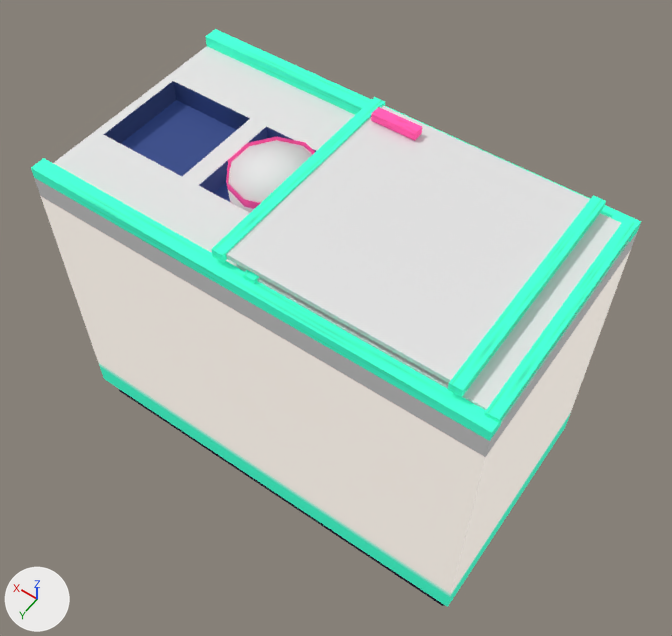
One commit to the FBX model Zombie Ice Cream Truck/Assets/Art/PS1/Truck/Freezer Rack.fbx: the scene before it, then after it.
Before and after are seen from a 50 mm lens placed at (-0.881, 1.204, 2.391), pointed at (-0.016, -0.006, 0.489). Every picture has the same lights, and +X, +Y and +Z are marked at lower left. The first picture is the older version. Where no turn or scale is listed for an object, it has been applied to the vertices.

The first picture shows 'Freezer Rack freezer body', 'Freezer Rack freezer deck', 'Freezer Rack freezer lid a frame -1', 'Freezer Rack freezer lid a frame 1', 'Freezer Rack freezer lid a glass', 'Freezer Rack freezer lid b frame -1', 'Freezer Rack freezer lid b frame 1', 'Freezer Rack freezer lid b glass', 'Freezer Rack freezer lid b handle', 'Freezer Rack freezer rail -0.305', 'Freezer Rack freezer rail 0.305', 'Freezer Rack freezer tub 3 cream' and 2 more.
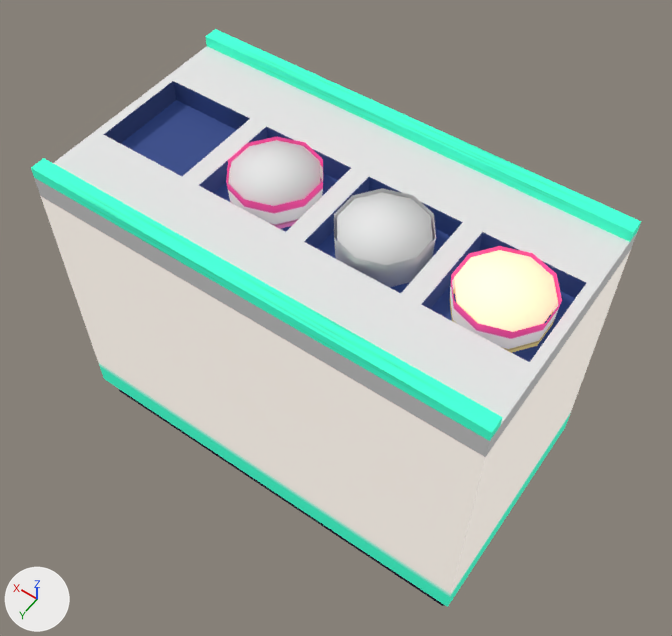
Edits to the scene script, one JSON object a line:
```json
{"op": "remove", "block": "ob_freezer_rack_freezer_lid_b_glass", "code": ["ob_freezer_rack_freezer_lid_b_glass = bpy.data.objects.new('Freezer Rack freezer lid b glass', me_freezer_lid_b_glass_001)", "ob_freezer_rack_freezer_lid_b_glass.location = (-0.22, 0.0, 0.955)"]}
{"op": "remove", "block": "ob_freezer_rack_freezer_lid_a_frame__1", "code": ["ob_freezer_rack_freezer_lid_a_frame__1 = bpy.data.objects.new('Freezer Rack freezer lid a frame -1', me_freezer_lid_a_frame__1_001)", "ob_freezer_rack_freezer_lid_a_frame__1.location = (-0.3, 0.0, 0.93)"]}
{"op": "remove", "block": "ob_freezer_rack_freezer_lid_b_handle", "code": ["ob_freezer_rack_freezer_lid_b_handle = bpy.data.objects.new('Freezer Rack freezer lid b handle', me_freezer_lid_b_handle_001)", "ob_freezer_rack_freezer_lid_b_handle.location = (-0.22, 0.0, 0.955)"]}
{"op": "remove", "block": "ob_freezer_rack_freezer_lid_b_frame_1", "code": ["ob_freezer_rack_freezer_lid_b_frame_1 = bpy.data.objects.new('Freezer Rack freezer lid b frame 1', me_freezer_lid_b_frame_1_001)", "ob_freezer_rack_freezer_lid_b_frame_1.location = (-0.22, 0.0, 0.955)"]}
{"op": "remove", "block": "ob_freezer_rack_freezer_lid_b_frame__1", "code": ["ob_freezer_rack_freezer_lid_b_frame__1 = bpy.data.objects.new('Freezer Rack freezer lid b frame -1', me_freezer_lid_b_frame__1_001)", "ob_freezer_rack_freezer_lid_b_frame__1.location = (-0.22, 0.0, 0.955)"]}
{"op": "remove", "block": "ob_freezer_rack_freezer_lid_a_frame_1", "code": ["ob_freezer_rack_freezer_lid_a_frame_1 = bpy.data.objects.new('Freezer Rack freezer lid a frame 1', me_freezer_lid_a_frame_1_001)", "ob_freezer_rack_freezer_lid_a_frame_1.location = (-0.3, 0.0, 0.93)"]}
{"op": "remove", "block": "ob_freezer_rack_freezer_lid_a_glass", "code": ["ob_freezer_rack_freezer_lid_a_glass = bpy.data.objects.new('Freezer Rack freezer lid a glass', me_freezer_lid_a_glass_001)", "ob_freezer_rack_freezer_lid_a_glass.location = (-0.3, 0.0, 0.93)"]}
```

Boxes (x1, y1, x2, y2) around the edits, measured in the pictures (672 x 636 px):
```json
{"object": "Freezer Rack freezer lid b glass", "change": "deleted", "before": [226, 106, 604, 389]}
{"object": "Freezer Rack freezer lid a glass", "change": "deleted", "before": [257, 213, 634, 420]}
{"object": "Freezer Rack freezer lid b frame -1", "change": "deleted", "before": [448, 195, 606, 397]}
{"object": "Freezer Rack freezer lid a frame -1", "change": "deleted", "before": [484, 219, 638, 424]}
{"object": "Freezer Rack freezer lid b frame 1", "change": "deleted", "before": [211, 97, 385, 263]}
{"object": "Freezer Rack freezer lid b handle", "change": "deleted", "before": [371, 107, 422, 141], "on screen": "pink"}
{"object": "Freezer Rack freezer lid a frame 1", "change": "deleted", "before": [243, 270, 259, 284], "on screen": "mostly hidden"}
{"object": "Freezer Rack freezer rail -0.305", "change": "unchanged, uncovered by the edit", "before": [205, 29, 641, 242], "after": [205, 29, 641, 242]}
{"object": "Freezer Rack freezer tub 1 cream", "change": "unchanged, uncovered by the edit", "after": [454, 250, 558, 332]}
{"object": "Freezer Rack freezer tub 2 cream", "change": "unchanged, uncovered by the edit", "after": [337, 192, 433, 266]}
{"object": "Freezer Rack freezer tub 1.001", "change": "unchanged, uncovered by the edit", "after": [450, 246, 562, 353]}
```
